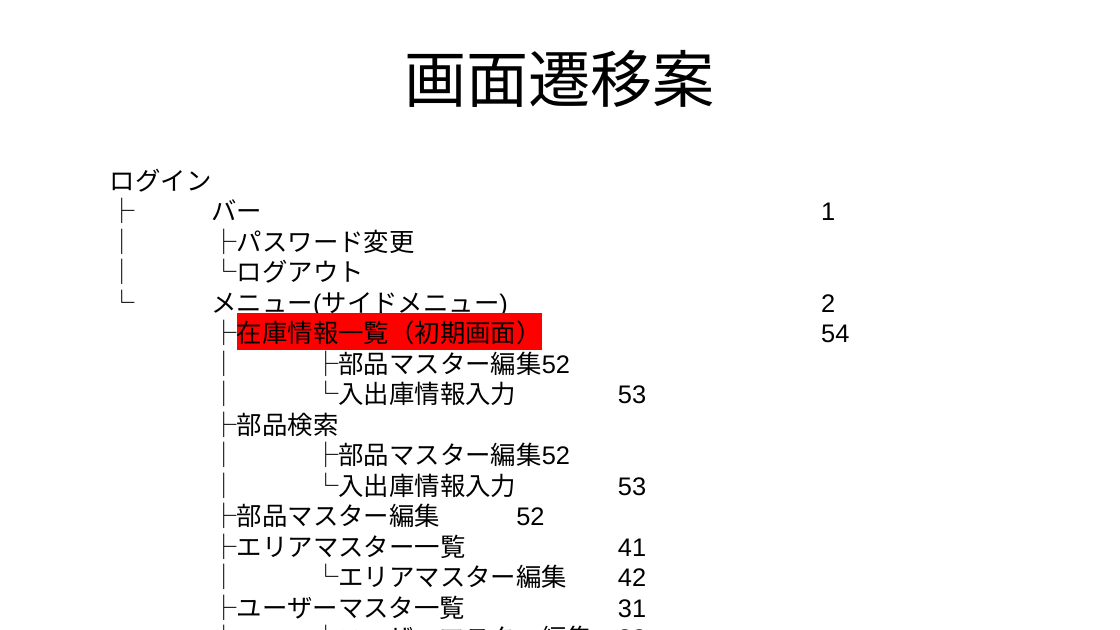
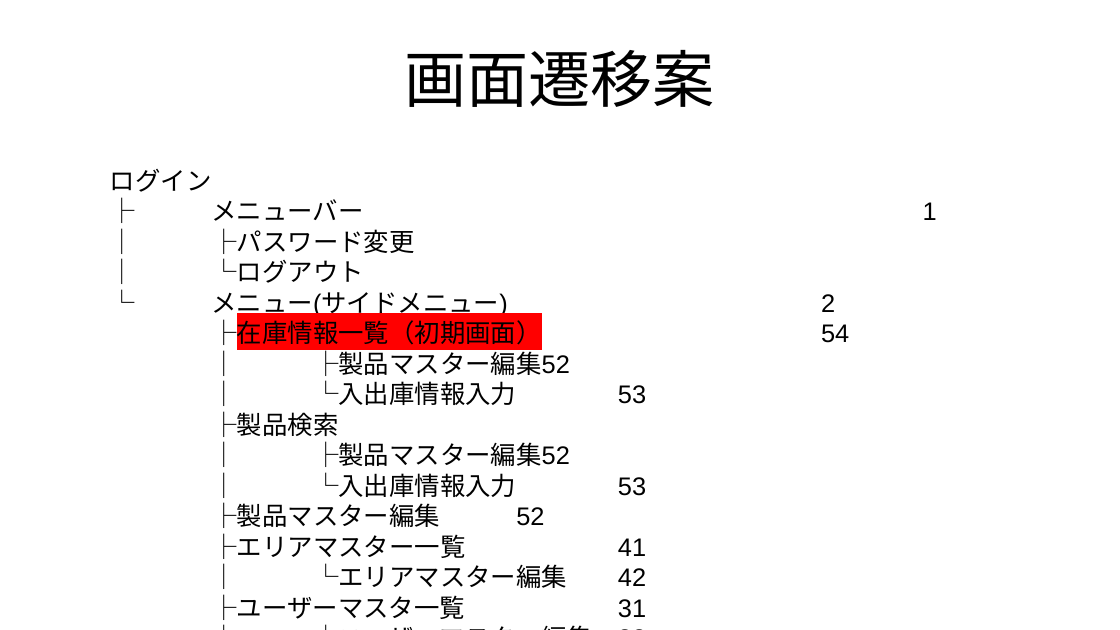
Before and after one commit to roja1988/88_WorkProduct, a slide deck: slide 6 of document/制作物_案.pptx. Drawn at 1120x630 pixels with LibreOffice and Linux fonts; fonts in the diff are those of the drawing. Boxes give left, top, right and bottom in pixels: in the first picture for what was removed or moved away, otherwise in the second. Text is boxed around its words. In the diff, an @@ line names an element or a change of style, - is before the commit and + after.

Commit message:
プラモデル在庫管理に変更、再度ナビメニューを共通部品化

```diff
--- a/document/制作物_案.pptx
+++ b/document/制作物_案.pptx
@@ text at (x1=212, y1=199, x2=364, y2=221): text changed @@
-├ バー 1
+├ メニューバー 1
@@ text at (x1=313, y1=347, x2=570, y2=376): text changed @@
-│ ├部品マスター編集52
+│ ├製品マスター編集52
@@ text at (x1=212, y1=411, x2=570, y2=467): text changed @@
-├部品検索
-│ ├部品マスター編集52
+├製品検索
+│ ├製品マスター編集52
@@ text at (x1=212, y1=502, x2=544, y2=528): text changed @@
-├部品マスター編集 52
+├製品マスター編集 52
```
Also in this commit, not shown: 7 other slides changed, 20 other files.
